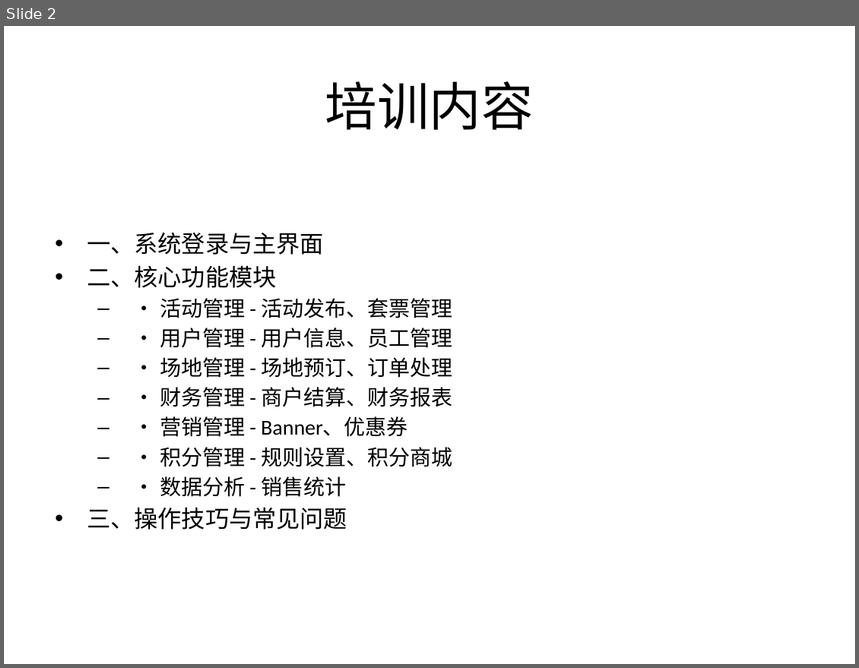
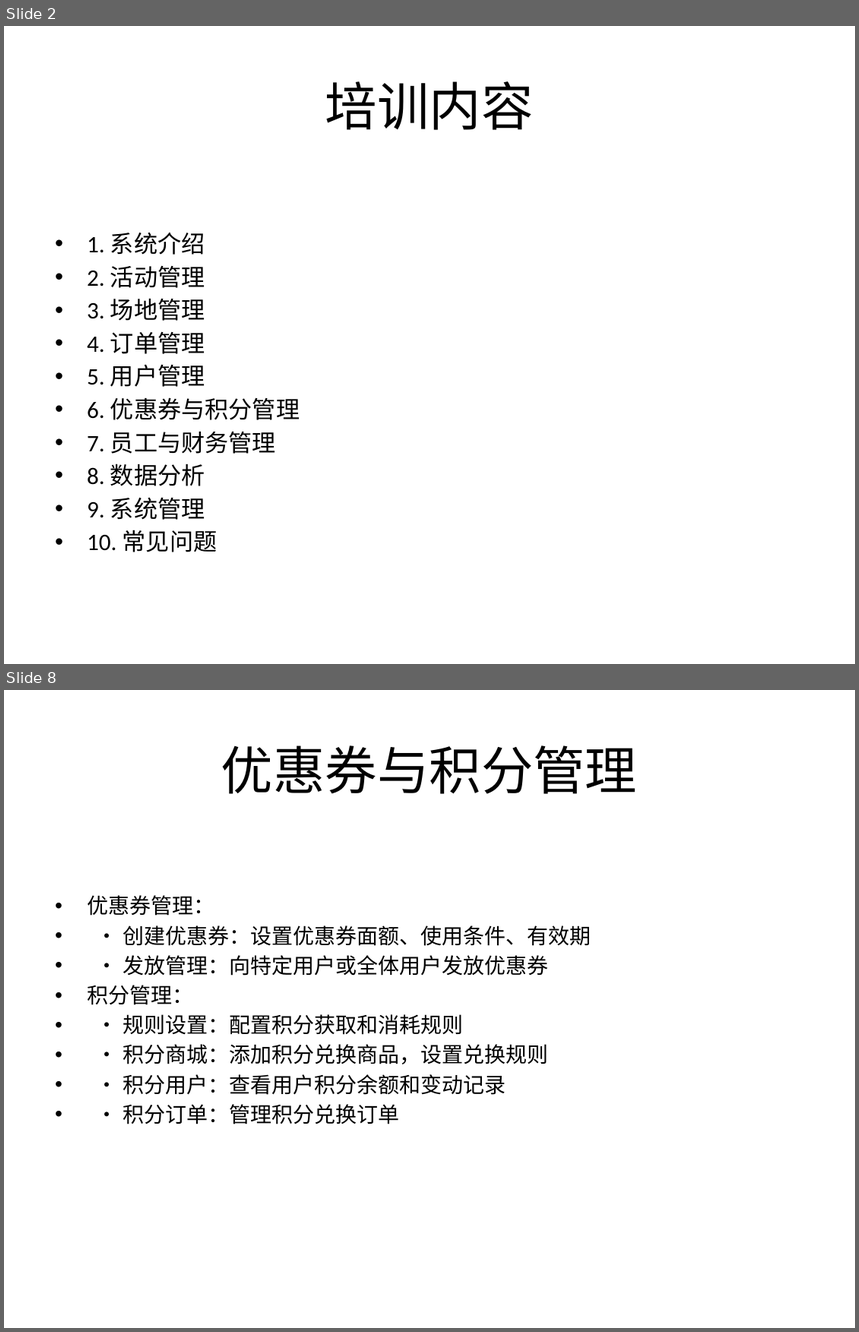
Before and after one commit to ctrlaomao/bjstarfish, a slide deck: 非雪季系统培训PPT.pptx. Shown one above the other, each under a label of ours: slide 2 before the commit, slides 2 and 8 after it; the slides between them are not shown. The pictures are 859x668 and 859x1332 pixels, drawn with LibreOffice and Linux fonts; fonts in the diff are those of the drawing. Boxes give left, top, right and bottom in pixels: in the first picture for what was removed or moved away, otherwise in the second. Text is boxed around its words. In the diff, an @@ line names an element or a change of style, - is before the commit and + after.

```diff
--- a/非雪季系统培训PPT.pptx
+++ b/非雪季系统培训PPT.pptx
@@ slide 8 added at [4, 690, 855, 1328], background #FFFFFF @@
@@ title added at [221, 745, 637, 794], 44 pt, text #000000 @@
+优惠券与积分管理
@@ text added at [87, 895, 591, 1125], 18 pt, text #000000 @@
+• 优惠券管理：
+• • 创建优惠券：设置优惠券面额、使用条件、有效期
+• • 发放管理：向特定用户或全体用户发放优惠券
+• 积分管理：
+• • 规则设置：配置积分获取和消耗规则
+• • 积分商城：添加积分兑换商品，设置兑换规则
+• • 积分用户：查看用户积分余额和变动记录
+• • 积分订单：管理积分兑换订单
@@ slide 2 changed as well @@
@@ text at [87, 233, 300, 553]: text changed; size 18 to 20 pt @@
-• 一、系统登录与主界面
-• 二、核心功能模块
-  – • 活动管理 - 活动发布、套票管理
-  – • 用户管理 - 用户信息、员工管理
-  – • 场地管理 - 场地预订、订单处理
-  – • 财务管理 - 商户结算、财务报表
-  – • 营销管理 - Banner、优惠券
-  – • 积分管理 - 规则设置、积分商城
-  – • 数据分析 - 销售统计
-• 三、操作技巧与常见问题
+• 1. 系统介绍
+• 2. 活动管理
+• 3. 场地管理
+• 4. 订单管理
+• 5. 用户管理
+• 6. 优惠券与积分管理
+• 7. 员工与财务管理
+• 8. 数据分析
+• 9. 系统管理
+• 10. 常见问题
```
Also in this commit, not shown: 3 other slides changed, 8 other slides added, 6 slides removed, 34 other files.
